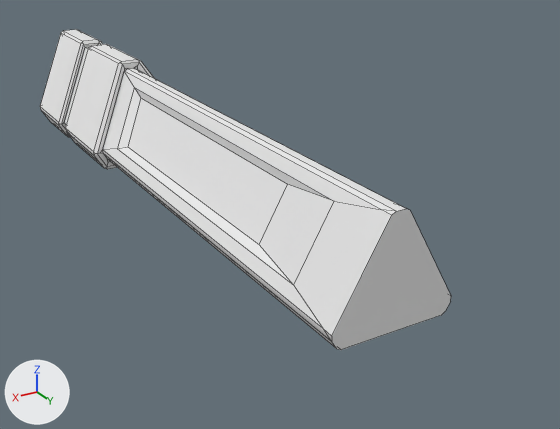
One commit to the OBJ model Assets/MaSine/Models/cannon.obj: the scene before it, then after it.
The view is the same before and after, from a 50 mm lens placed at (1.114, 1.3, 0.902), pointed at (-0.209, -0.905, -0.2). Every picture has the same lights, and +X, +Y and +Z are marked at lower left. Mesh edges are drawn as thin lines. Where no turn or scale is listed for an object, it has been applied to the vertices.

The first picture shows 'cannon'.
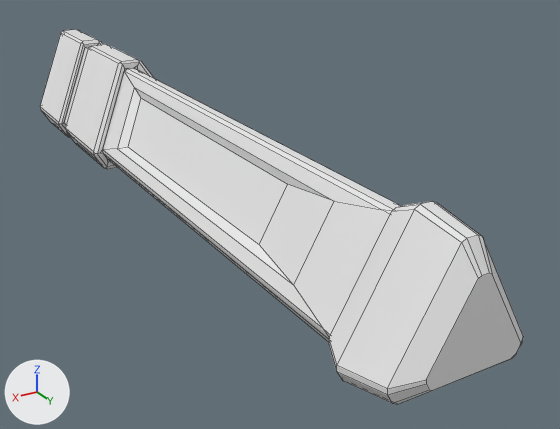
What differs and where, as boxes [x1, y1, x2, y2] in the pictures (560 x 429 px):
'cannon', reshaped (17% wider, 17% taller)
    before: [40, 29, 451, 350]
    after: [40, 29, 523, 404]
part 1 of me_cannon, added
    after: [329, 201, 523, 404]

The edits, one by one:
me_cannon is used by ob_cannon; location (0.0, 0.0, 0.0).
me_cannon had 164 vertices, 142 faces and spanned x -0.23..0.23, y -2.57..0.0, z -0.18..0.23.
me_cannon no longer uses material mat_blinn1sg (white #e7e7e7).
me_cannon now has 212 vertices, 180 faces and spans x -0.23..0.23, y -2.57..0.28, z -0.18..0.24.
me_cannon part 1: a new loose piece of 48 vertices spanning x -0.23..0.23, y 0.0..0.28, z -0.17..0.24.
